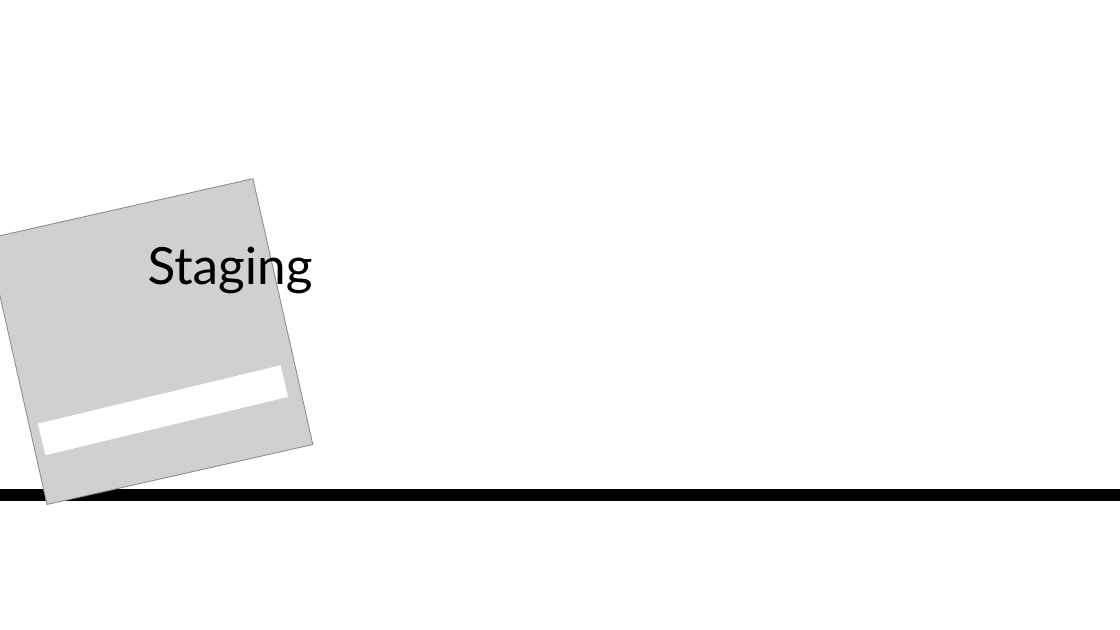
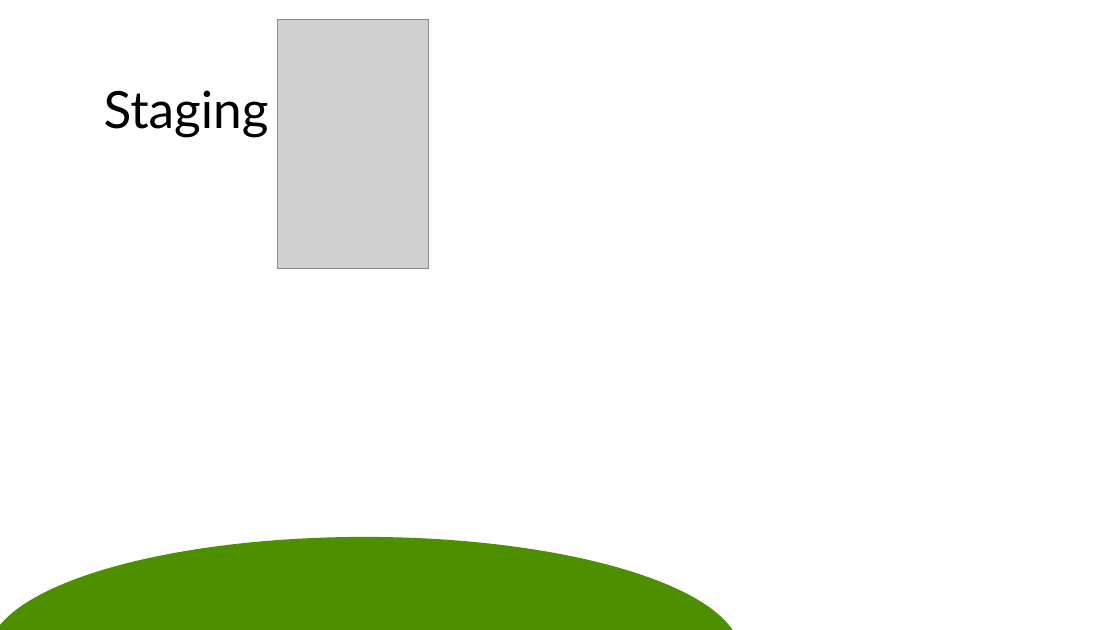
Before and after one commit to wlandau/posit2025, a slide deck: slide 1 of images/snapshot.pptx. Drawn at 1120x630 pixels with LibreOffice and Linux fonts; fonts in the diff are those of the drawing; grey boxes stand for pictures. Boxes give left, top, right and bottom in pixels: in the first picture for what was removed or moved away, otherwise in the second. Text is boxed around its words. In the diff, an @@ line names an element or a change of style, - is before the commit and + after.

```diff
--- a/images/snapshot.pptx
+++ b/images/snapshot.pptx
@@ picture added at (277,19,429,269) @@
@@ text "Staging" rewrapped from (148,240,313,294) to (104,90,269,138) @@
@@ picture removed at (0,178,312,504) @@
@@ rectangle removed at (38,365,289,456) @@
@@ line removed from (0, 495) to (1120, 495) @@
@@ ellipse added at (0,537,741,630), fill #4E8F00 @@
```
Also in this commit, not shown: 4 other slides changed, 5 other files.
